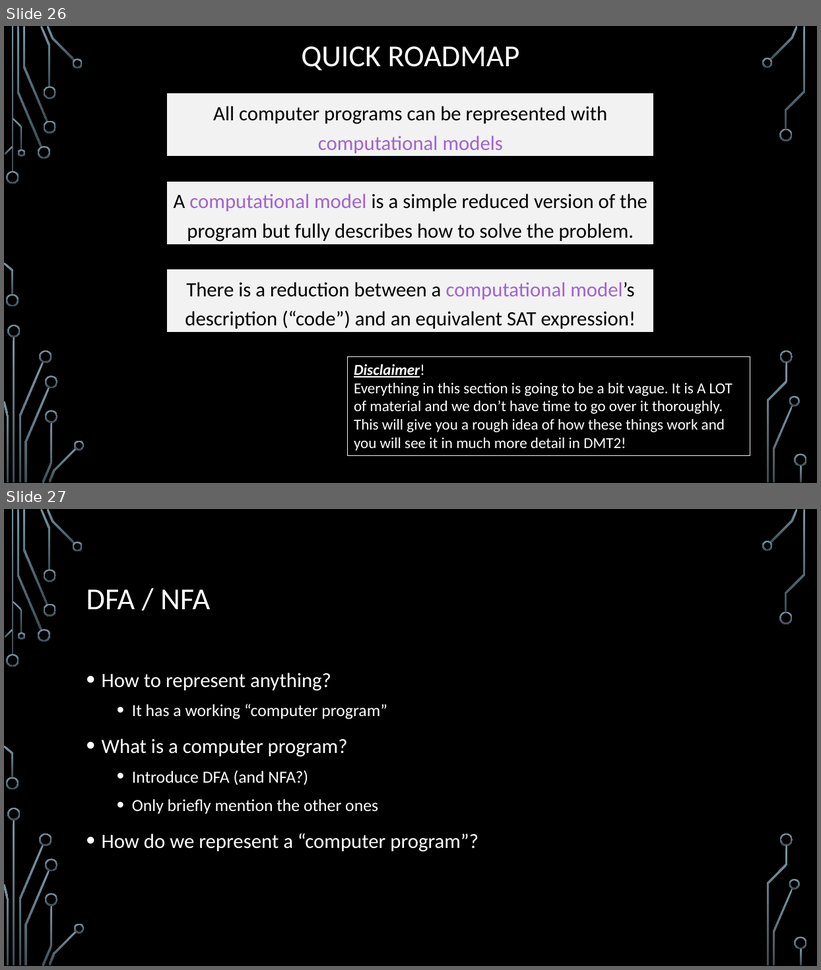
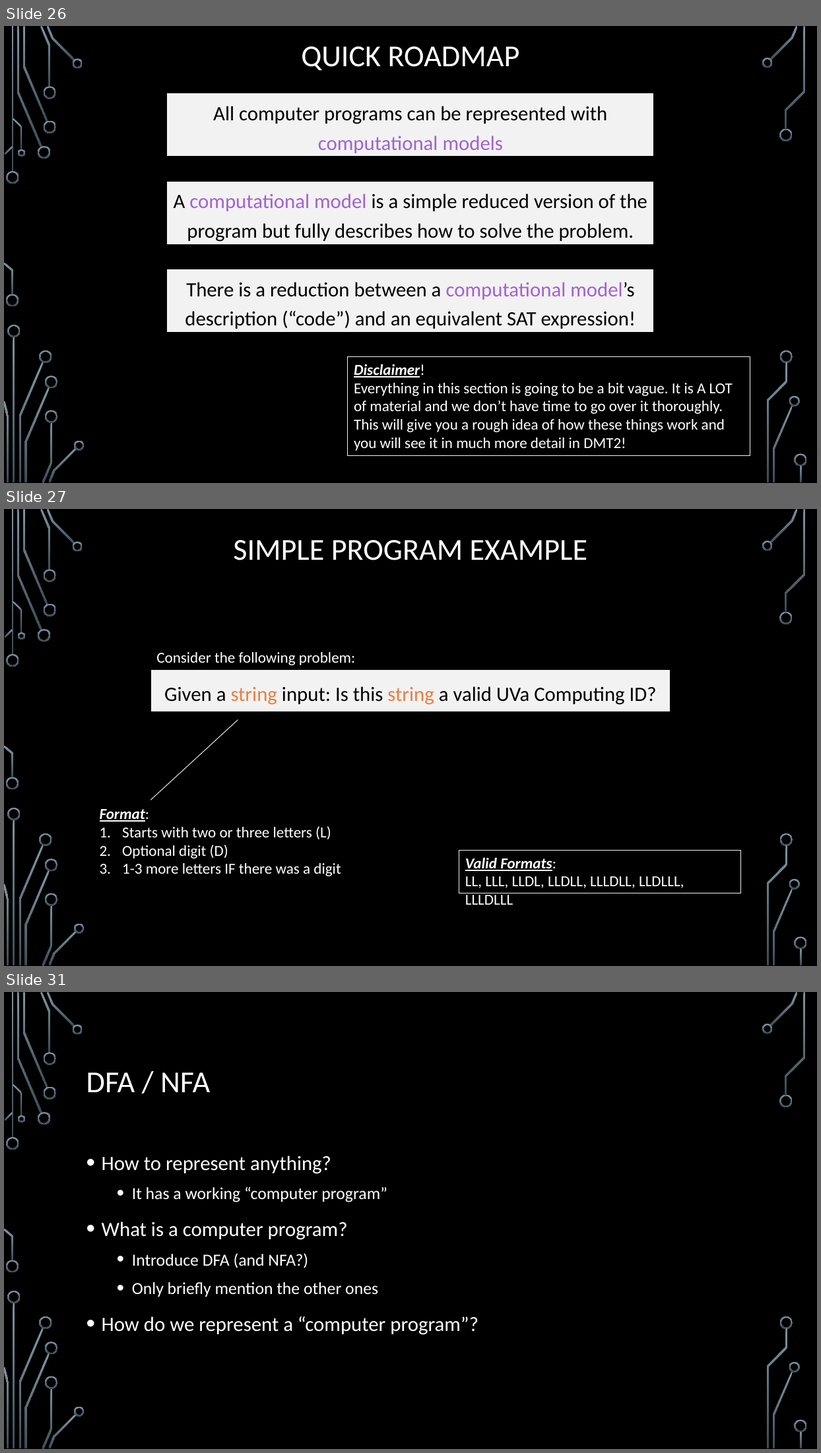
Before and after one commit to markfloryan/dsa2, a slide deck: slides/06-3-Hardness.pptx. Shown one above the other, each under a label of ours: slides 26 and 27 before the commit, slides 26, 27 and 31 after it; the slides between them are not shown. The pictures are 821x970 and 821x1453 pixels, drawn with LibreOffice and Linux fonts; fonts in the diff are those of the drawing; background and template pictures are left out. Boxes give left, top, right and bottom in pixels: in the first picture for what was removed or moved away, otherwise in the second. Text is boxed around its words. In the diff, an @@ line names an element or a change of style, - is before the commit and + after.

Commit message:
slide fixes

```diff
--- a/slides/06-3-Hardness.pptx
+++ b/slides/06-3-Hardness.pptx
@@ slide 27 added at [4,509,817,966], background picture (left out); not listed: 36 template elements that a slide beside it also shows @@
@@ title added at [233,540,587,560], 36 pt, text #FFFFFF @@
+SIMPLE PROGRAM EXAMPLE
@@ text added at [156,652,355,665], 18 pt, text #FFFFFF @@
+Consider the following problem:
@@ text added at [151,669,670,712], fill #F2F2F2, outline #000000 0.75 pt, 24 pt, text #000000 @@
+Given a string input: Is this string a valid UVa Computing ID?
@@ line added from (238, 720) to (151, 801), #F2F2F2 0.75 pt @@
@@ text added at [100,809,341,877], 18 pt, text #FFFFFF @@
+Format:
+1. Starts with two or three letters (L)
+2. Optional digit (D)
+3. 1-3 more letters IF there was a digit
@@ rectangle added at [459,851,741,894], outline #F2F2F2 0.75 pt, 18 pt, text #FFFFFF @@
+Valid Formats:
+LL, LLL, LLDL, LLDLL, LLLDLL, LLDLLL, LLLDLLL
@@ what was slide 27 is now slide 31 @@
```
Also in this commit, not shown: 3 other slides added, 6 other files.
